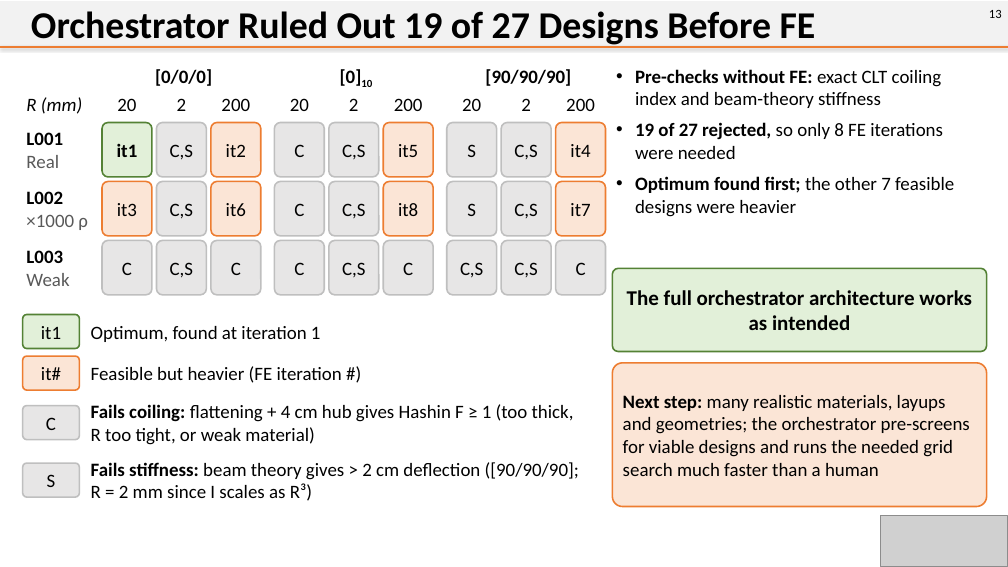
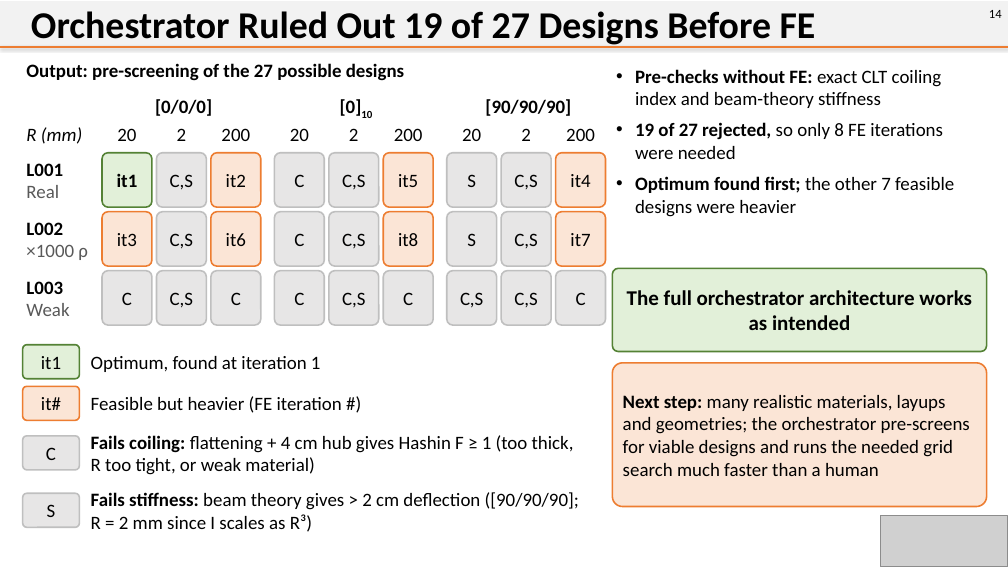
Before and after one commit to citgitfr/BenazzoVenkatadri_ThinShellSims, a slide deck: slide 14 of Lab Report 3/Lab Report 3 Demonstration of Agent System.pptx (slide 13 before the commit). Drawn at 1008x567 pixels with LibreOffice and Linux fonts; fonts in the diff are those of the drawing; grey boxes stand for pictures. Boxes give left, top, right and bottom in pixels: in the first picture for what was removed or moved away, otherwise in the second. Text is boxed around its words. In the diff, an @@ line names an element or a change of style, - is before the commit and + after.

```diff
--- a/Lab Report 3/Lab Report 3 Demonstration of Agent System.pptx
+++ b/Lab Report 3/Lab Report 3 Demonstration of Agent System.pptx
@@ text at [989, 10, 1002, 18]: text changed @@
-13
+14
@@ text added at [26, 63, 404, 81], 18 pt, text #000000, bold @@
+Output: pre-screening of the 27 possible designs
@@ 20 texts, 17 rounded rectangles: place and size @@
-20 texts, 17 rounded rectangles at [23, 69, 606, 501]
+20 texts, 17 rounded rectangles at [23, 99, 606, 532]
@@ rounded rectangle "S": place and size @@
-rounded rectangle "S" at [447, 123, 497, 177]
+rounded rectangle "S" at [447, 212, 497, 266]
@@ 9 rounded rectangles: place and size @@
-9 rounded rectangles at [157, 181, 551, 295]
+9 rounded rectangles at [157, 153, 551, 266]
@@ 4 rounded rectangles: place and size @@
-4 rounded rectangles at [157, 123, 551, 177]
+4 rounded rectangles at [157, 271, 551, 325]
```
Also in this commit, not shown: 12 other slides changed, 1 slide added, 9 other files.
